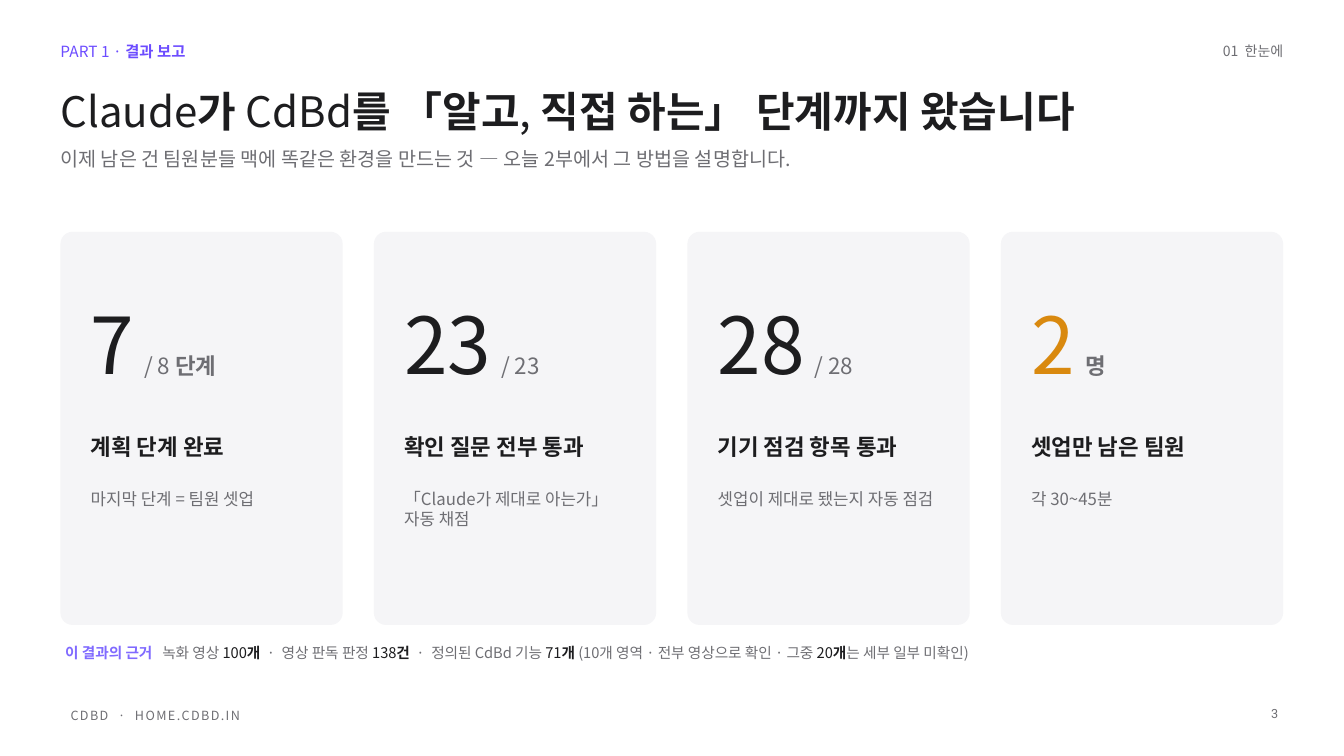
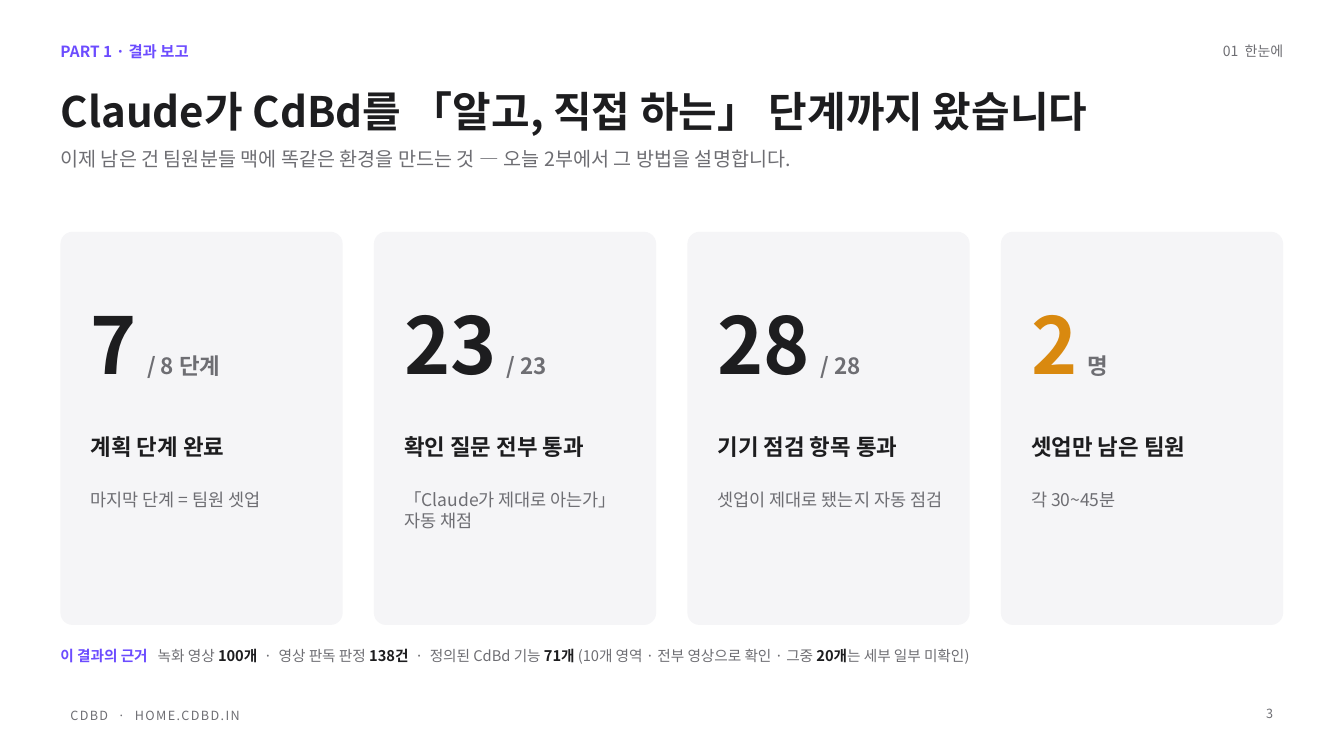
Before and after one commit to CdBd-in/design, a slide deck: slide 3 of _기능별 경로 가이드 — 결과 보고 발표 (2026-10-02).pptx. Drawn at 1344x756 pixels with LibreOffice and Linux fonts; fonts in the diff are those of the drawing. Boxes give left, top, right and bottom in pixels: in the first picture for what was removed or moved away, otherwise in the second. Text is boxed around its words. In the diff, an @@ line names an element or a change of style, - is before the commit and + after.

```diff
--- a/_기능별 경로 가이드 — 결과 보고 발표 (2026-10-02).pptx
+++ b/_기능별 경로 가이드 — 결과 보고 발표 (2026-10-02).pptx
@@ text "PART 1 · 결과 보고" at (x1=60, y1=44, x2=188, y2=59): font Roboto to Noto Sans CJK KR in "결과 보고"; bold on in "PART 1 ·" @@
@@ title "Claude가 CdBd를 「알고, 직접 하는」 ..." at (x1=60, y1=91, x2=1087, y2=136): font Roboto to Noto Sans CJK KR in "Claude가 CdBd를 「알고, 직접 하는」 단계까지 왔습니다"; bold on in "Claude가 CdBd를 「알고," @@
@@ text "7 / 8 단계" at (x1=91, y1=316, x2=220, y2=376): font Roboto to Noto Sans CJK KR in "단계"; bold on in "7 / 8" @@
@@ text "23 / 23" at (x1=404, y1=315, x2=547, y2=375): bold on @@
@@ text "28 / 28" at (x1=718, y1=315, x2=860, y2=375): bold on @@
@@ text "2 명" at (x1=1031, y1=315, x2=1109, y2=376): font Roboto to Noto Sans CJK KR in "명"; bold on in "2" @@
@@ text "마지막 단계 = 팀원 셋업" at (x1=91, y1=491, x2=261, y2=508): size 12 to 12.5 pt, font Roboto to Noto Sans CJK KR @@
@@ text "「Claude가 제대로 아는가」 자동 채점" at (x1=404, y1=491, x2=617, y2=529): size 12 to 12.5 pt; font Roboto to Noto Sans CJK KR in "「Claude가 제대로 아는가」 자동 채점" @@
@@ text "셋업이 제대로 됐는지 자동 점검" at (x1=718, y1=491, x2=942, y2=508): size 12 to 12.5 pt, font Roboto to Noto Sans CJK KR @@
@@ text "각 30~45분" at (x1=1031, y1=491, x2=1116, y2=508): size 12 to 12.5 pt; font Roboto to Noto Sans CJK KR in "각 30~45분" @@
@@ text "이 결과의 근거 녹화 영상 ..." at (x1=60, y1=648, x2=969, y2=664): font Roboto to Noto Sans CJK KR in "이 결과의 근거 녹화 영상 100개 영상 ..."; text colour #806AFF to #6C4CFF in "이 결과의 근거"; bold on in "100개 138건 71개 20개는"; vertical alignment top to middle @@
@@ page number at (x1=1266, y1=708, x2=1273, y2=718): font Roboto to Noto Sans CJK KR @@
```
Also in this commit, not shown: 19 other slides changed, 2 slides added.
